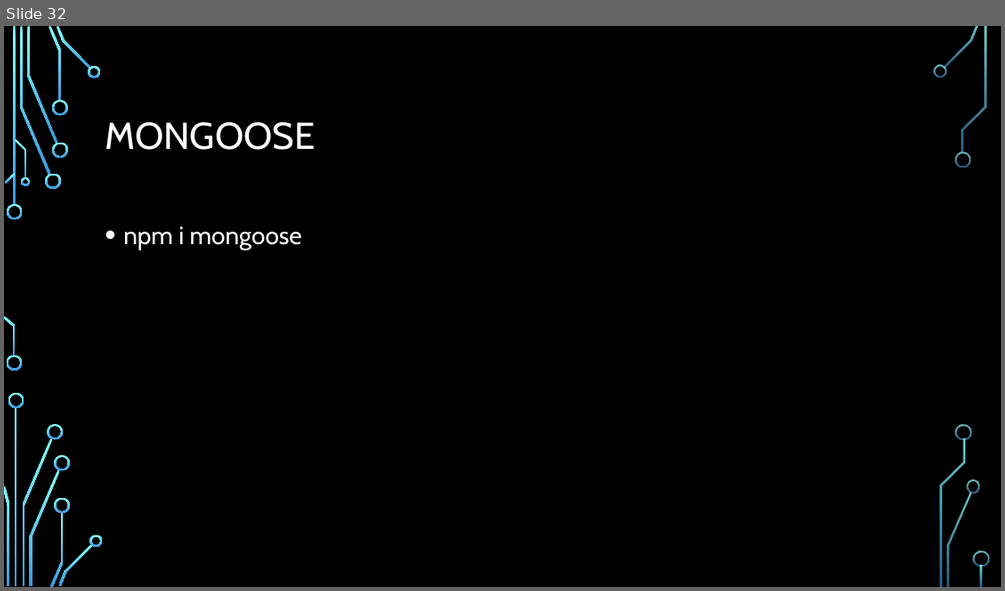
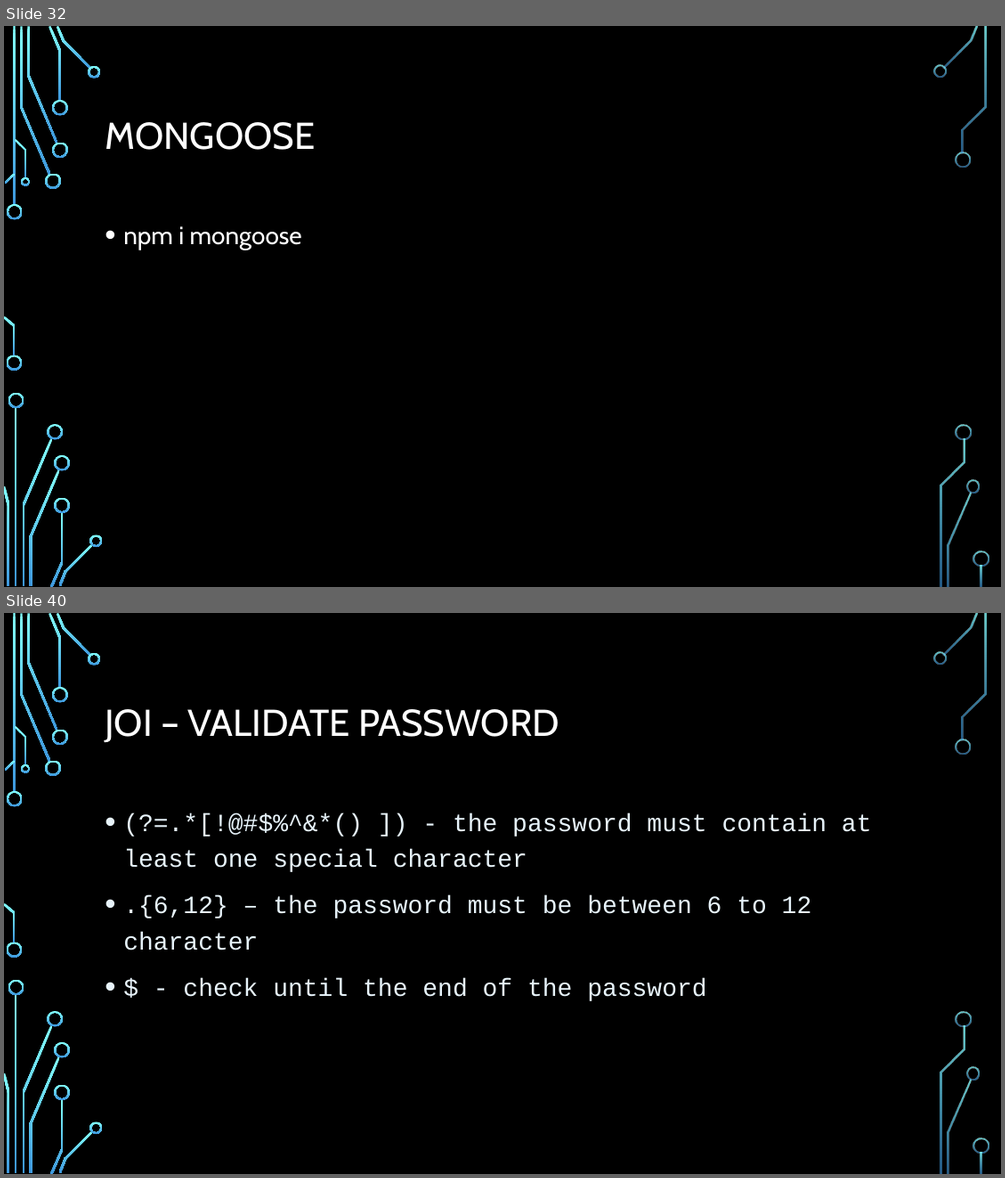
Before and after one commit to Rlss91/hu_morning_nodejs_W011121MR, a slide deck: docs/node js.pptx. Shown one above the other, each under a label of ours: slide 32 before the commit, slides 32 and 40 after it; the slides between them are not shown. The pictures are 1005x591 and 1005x1178 pixels, drawn with LibreOffice and Linux fonts; fonts in the diff are those of the drawing; background and template pictures are left out. Boxes give left, top, right and bottom in pixels: in the first picture for what was removed or moved away, otherwise in the second. Text is boxed around its words. In the diff, an @@ line names an element or a change of style, - is before the commit and + after.

```diff
--- a/docs/node js.pptx
+++ b/docs/node js.pptx
@@ slide 40 added at (4, 613, 1001, 1174), background picture (left out); not listed: 36 template elements that a slide beside it also shows @@
@@ title added at (105, 709, 559, 743), 36 pt, text #FFFFFF @@
+JOI – VALIDATE PASSWORD
@@ text added at (123, 813, 872, 1001), 24 pt, text #E7F3FA @@
+• (?=.*[!@#$%^&*() ]) - the password must contain at least one special character
+• .{6,12} – the password must be between 6 to 12 character
+• $ - check until the end of the password
```
Also in this commit, not shown: 7 other slides added, 5 other files.
